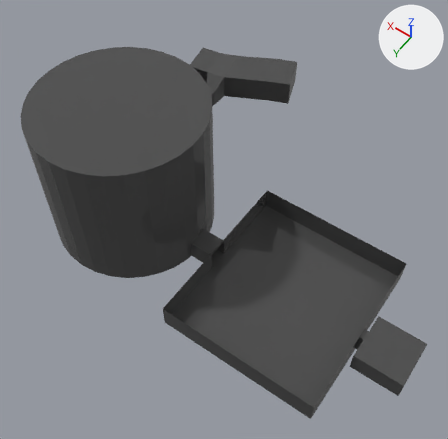
A saved change to the Blender file tower/tower.blend.
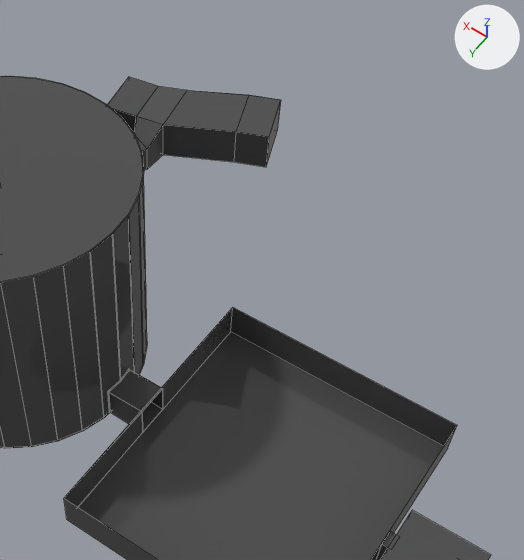
Each version is shown whole from a 50 mm lens placed at (-6.7, 80.0, 146.4), pointed at (54.9, -6.3, 10.8), then close up on the part from 27% to 100% of the width and 0% to 79% of the height. Lighting does not change. The marker at upper right points along +X, +Y and +Z. The close-ups show mesh edges as thin lines. Objects named as collision shapes, trigger or cutter boxes, shadow casters or lower levels of detail are left out.

The first close-up shows 'Base-col', 'Courtyard-col', 'Hallway-col', 'corridor-col', 'spiral-ext-col'.
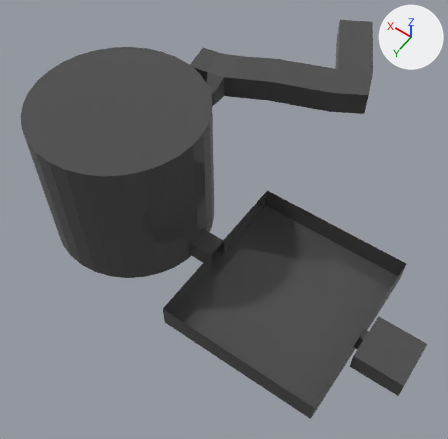
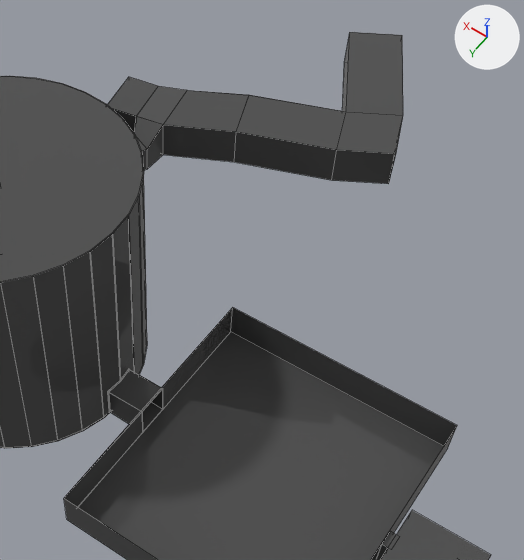
The change, as a diff of the scene's bpy script:
```diff
--- a/tower/tower.blend.py
+++ b/tower/tower.blend.py
@@ me_cube_006 @@
 # used by ob_hallway_col; location = (73.2, -22.4, 34.2); rotation_euler = (0.0, 0.0, -0.418), in degrees (0, 0, -24); scale = (2.18, 2.18, 2.18)
-me_cube_006.from_pydata(...)  # 28 vertices, 25 faces; spans x -5.6..6.76, y -12.25..1.3, z -1.21..2.12
+me_cube_006.from_pydata(...)  # 36 vertices, 33 faces; spans x -11.92..6.76, y -25.79..1.3, z -1.21..2.12
+# me_cube_006 part 1
+# 1 face is deleted
+# 4 vertices move from x -5.6..-2.39, y -12.25..-8.98, z -0.88..2.12 to x -9.36..-6.15, y -15.75..-12.47, z -0.88..2.12
+# 8 vertices are added at x -11.92..2.08, y -25.79..-15.98, z -0.88..2.12
+# 9 new faces join them
 me_cube_006.materials.append(mat_prototypemat)
```

What differs and where, as boxes (x1, y1, x2, y2) in the close-ups (524 x 560 px):
'Hallway-col', reshaped
    before: (107, 77, 281, 171)
    after: (107, 32, 403, 184)
part 1 of me_cube_006, built on
    before: (240, 97, 281, 167)
    after: (240, 32, 403, 184)
